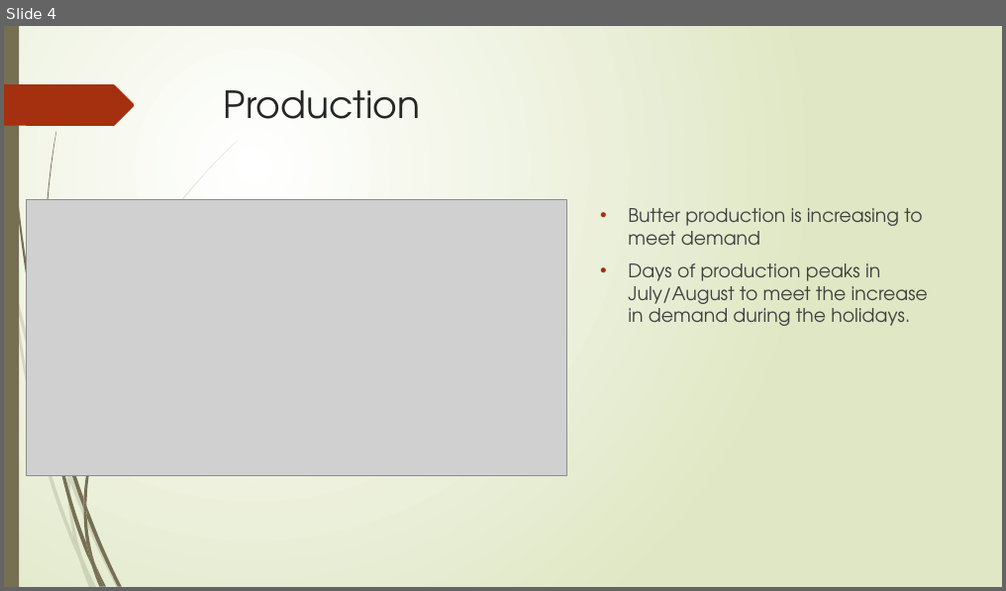
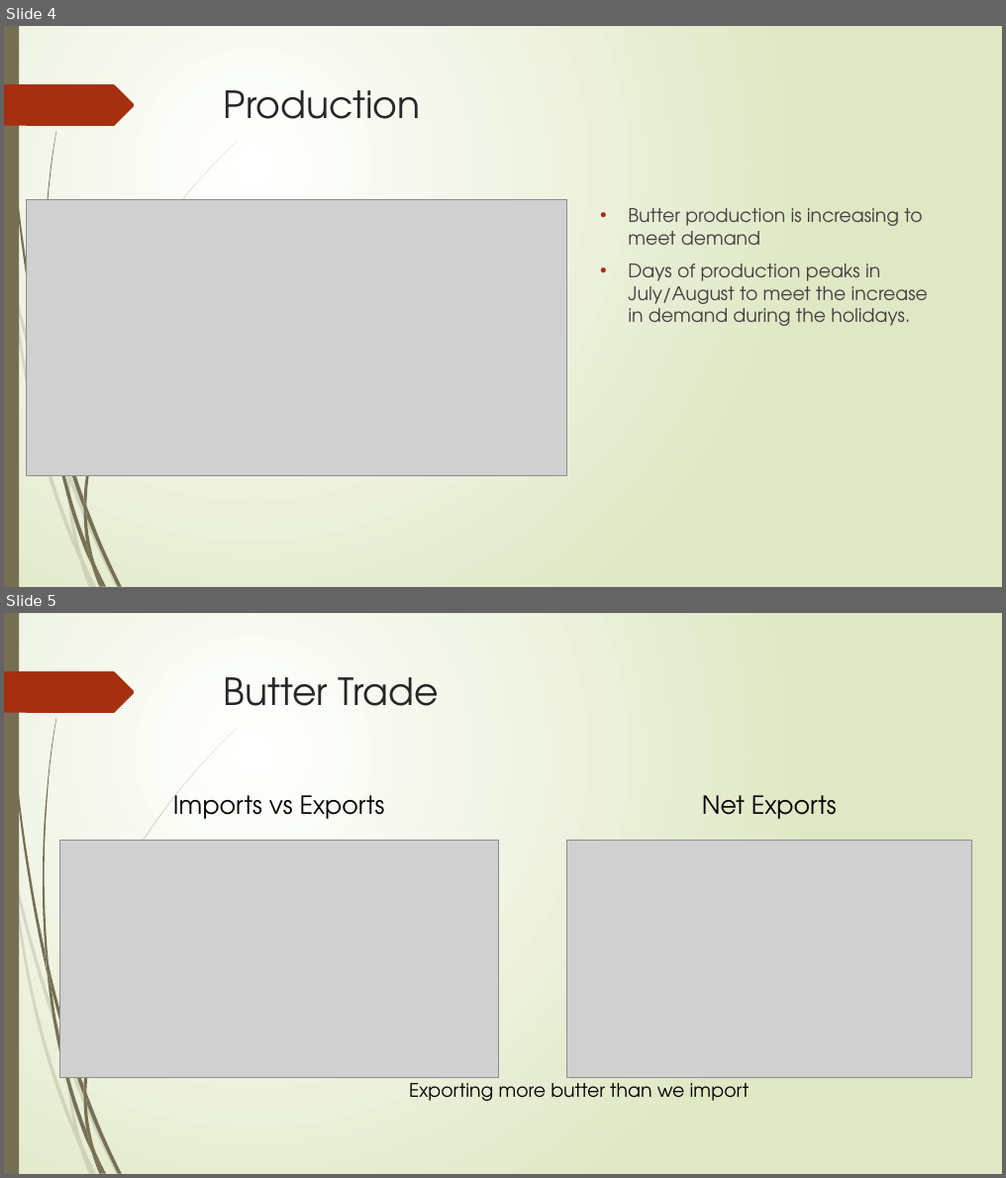
Before and after one commit to nitdip/dairydemand, a slide deck: Finding Demand.pptx. Shown one above the other, each under a label of ours: slide 4 before the commit, slides 4 and 5 after it. The pictures are 1006x591 and 1006x1178 pixels, drawn with LibreOffice and Linux fonts; fonts in the diff are those of the drawing; grey boxes stand for pictures. Boxes give left, top, right and bottom in pixels: in the first picture for what was removed or moved away, otherwise in the second. Text is boxed around its words. In the diff, an @@ line names an element or a change of style, - is before the commit and + after.

```diff
--- a/Finding Demand.pptx
+++ b/Finding Demand.pptx
@@ slide 5 added at (4, 613, 1002, 1174), background gradient #FFFFFF to #DFE8C4; not listed: 22 template elements that a slide beside it also shows @@
@@ title added at (224, 677, 439, 706), 36 pt, text #262626 @@
+Butter Trade
@@ text added at (173, 795, 385, 819), 24 pt, text #000000 @@
+Imports vs Exports
@@ text added at (702, 795, 837, 819), 24 pt, text #000000 @@
+Net Exports
@@ picture added at (59, 840, 498, 1077) @@
@@ picture added at (567, 840, 972, 1077) @@
@@ freeform shape added at (46, 950, 52, 991), fill #766F54 @@
@@ text added at (409, 1083, 749, 1101), 18 pt, text #000000 @@
+Exporting more butter than we import
```
Also in this commit, not shown: 1 other slide added.
